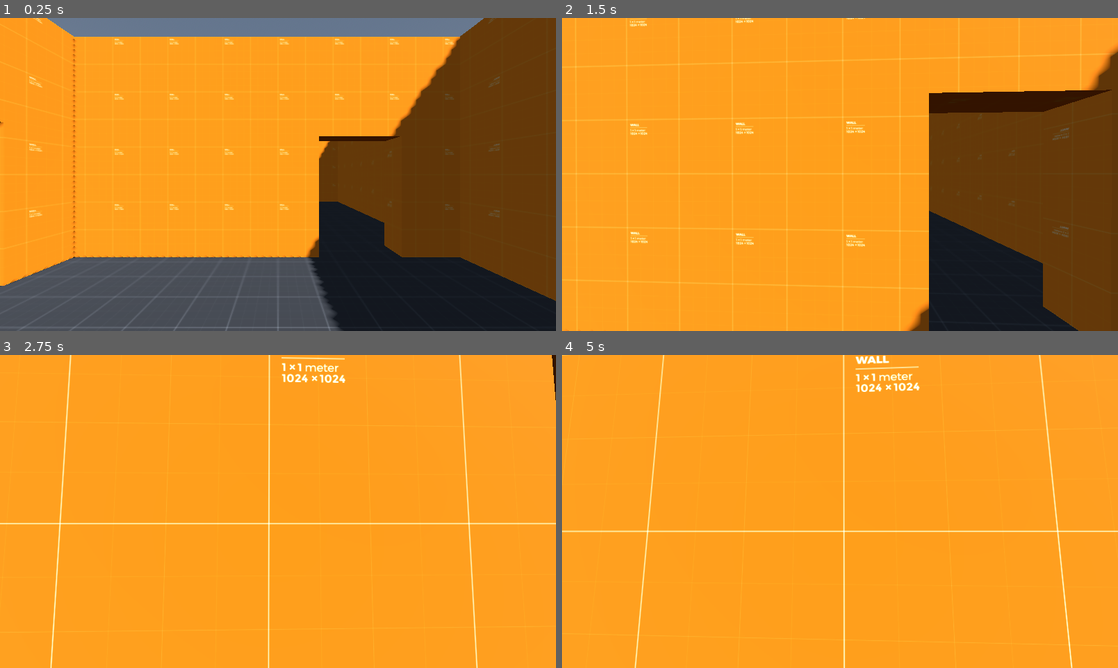
Above: before the commit, frames 1-4 (two rows, left to right).
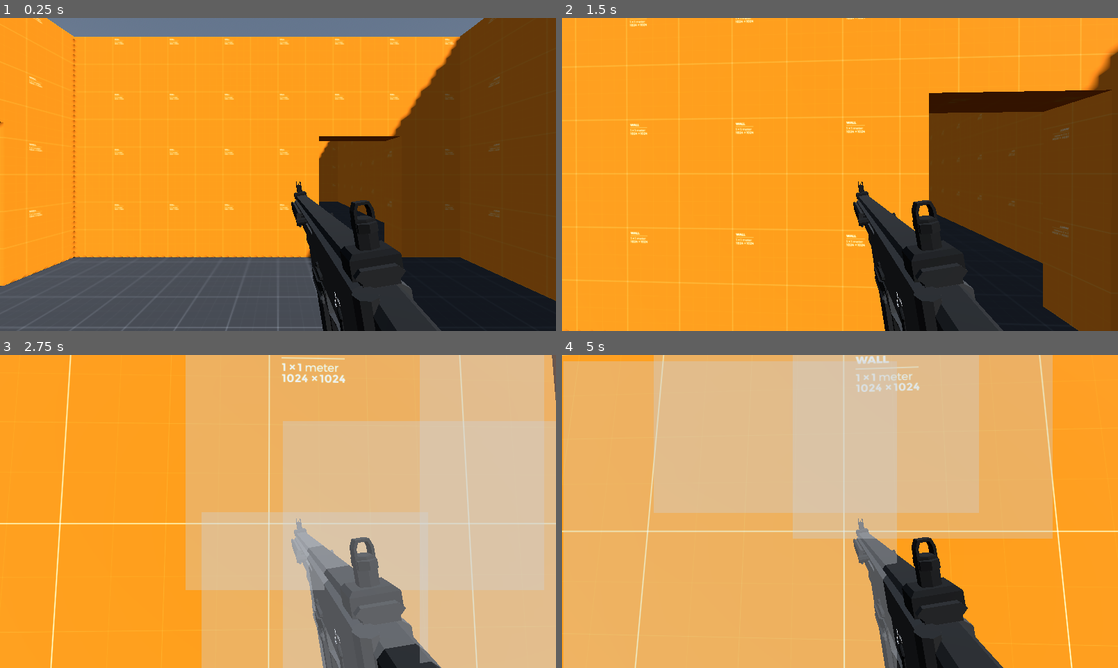
Above: after the commit, the same moments.

Repository: Ieida/Tactical-FPS-Godot
Game: Godot game, scene res://level_0/level_0.tscn
The game is run twice, just before and just after one commit, with the same random seed, the same clock (stepped at 60 frames per second) and the same inputs.
Inputs (mouse positions are in pixels of both pictures, inside the frame that each line leads up to):
- Up to frame 1 (0.25 s): no input
- Up to frame 2 (1.5 s): tap Enter at 0.5 s; move the mouse to (867, 174) at 0.52 s; hold W (move_forward) from 0.53 s (still down); right-click (867, 174) at 0.6 s; move the mouse to (812, 174) at 1.27 s; tap T (rack_slide) at 1.35 s
- Up to frame 3 (2.75 s): keep holding W (move_forward); move the mouse to (289, 505) at 2.02 s; click (289, 505) at 2.1 s
- Up to frame 4 (5 s): keep holding W (move_forward); move the mouse to (834, 517) at 2.77 s; right-click (834, 517) at 2.85 s; tap Space at 3.5 s; move the mouse to (878, 514) at 3.52 s; tap T (rack_slide) at 3.6 s; tap Enter at 4.25 s; move the mouse to (795, 508) at 4.27 s; click (795, 508) at 4.35 s

The runs differ from the first frame. In frame 1, 2.8% of the frame differs, in the area x 52-80%, y 52-100%; in frame 2, 5.0%; in frame 3, 66%; in frame 4, 80%, in the area x 0-89%, y 0-100%.

Commit message:
Update player.tscn

Diff:
--- a/player/player.tscn
+++ b/player/player.tscn
@@ -226,7 +226,7 @@
 script = ExtResource("2_jgt6g")
 body = NodePath("../..")
 
-[node name="Weapons" type="Node" parent="CharacterBody3D/Node3D/PlayerCamera"]
+[node name="Weapons" type="Node3D" parent="CharacterBody3D/Node3D/PlayerCamera"]
 
 [node name="SMGViewmodel" type="Node3D" parent="CharacterBody3D/Node3D/PlayerCamera/Weapons" node_paths=PackedStringArray("weapon", "camera", "animation_player", "weapon_animation_player", "magazine")]
 transform = Transform3D(1, 0, 0, 0, 1, 0, 0, 0, 1, 0, 0, 0)
